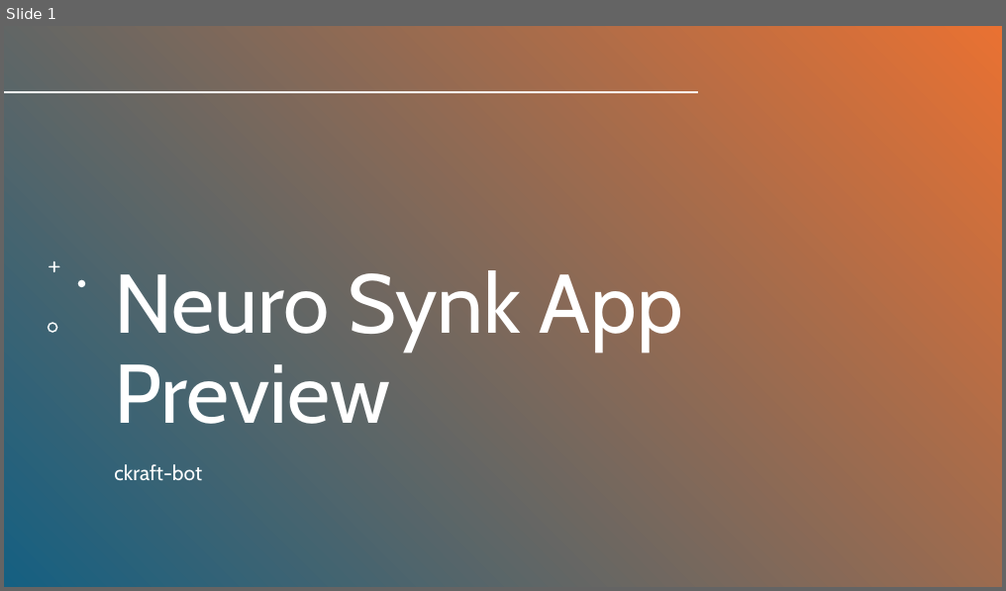
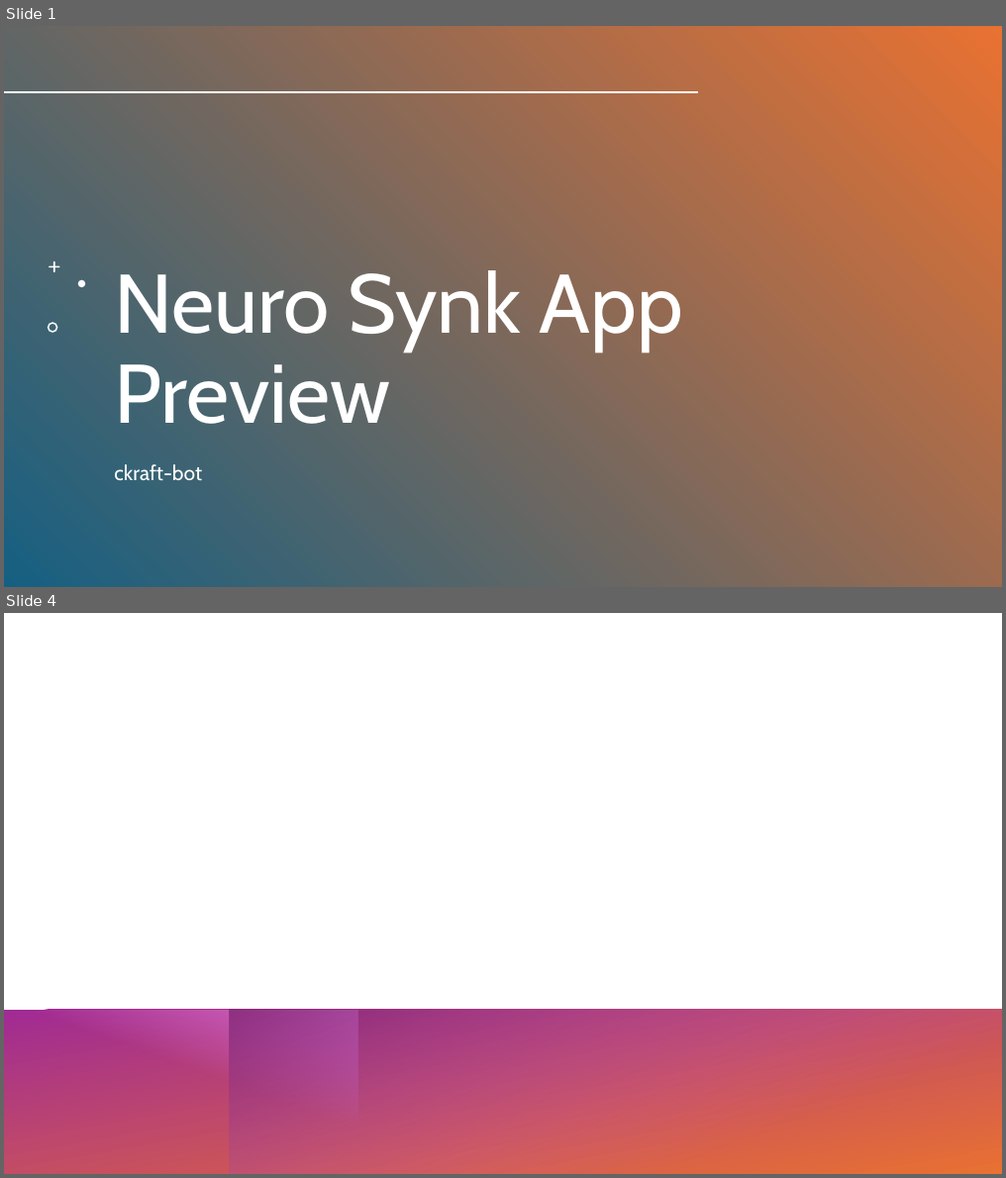
Before and after one commit to ckraft-bot/neuro_synk, a slide deck: app_preview_slides.pptm. Shown one above the other, each under a label of ours: slide 1 before the commit, slides 1 and 4 after it; the slides between them are not shown. The pictures are 1006x591 and 1006x1178 pixels, drawn with LibreOffice and Linux fonts; fonts in the diff are those of the drawing; background and template pictures are left out; a plain dark background stands for a picture behind light text. Boxes give left, top, right and bottom in pixels: in the first picture for what was removed or moved away, otherwise in the second. Text is boxed around its words. In the diff, an @@ line names an element or a change of style, - is before the commit and + after.

```diff
--- a/app_preview_slides.pptm
+++ b/app_preview_slides.pptm
@@ slide 4 added at [4, 613, 1002, 1174], background #FFFFFF @@
@@ rectangle added at [4, 1010, 1002, 1174], fill gradient #A02B93 to #E97132 @@
@@ rectangle added at [4, 1011, 357, 1174], fill gradient #D86ECC @@
@@ rectangle added at [230, 1011, 1002, 1174], fill gradient #D86ECC to #78206E @@
```
Also in this commit, not shown: 2 slides changed, 1 slide removed, 1 other file.
